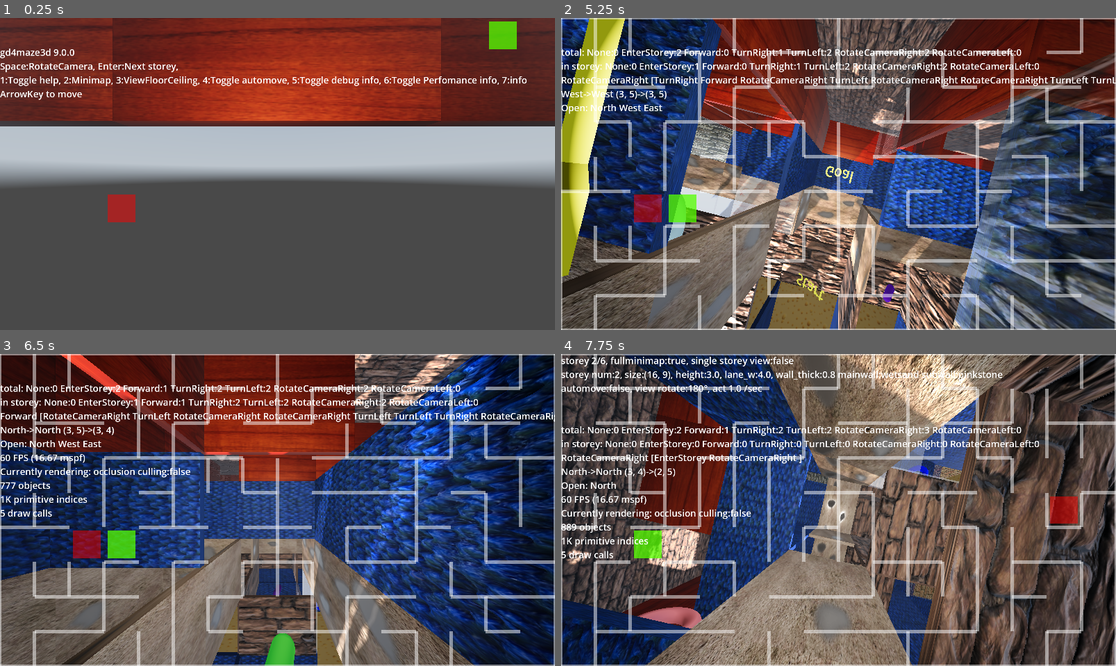
Above: before the commit, frames 1-4 (two rows, left to right).
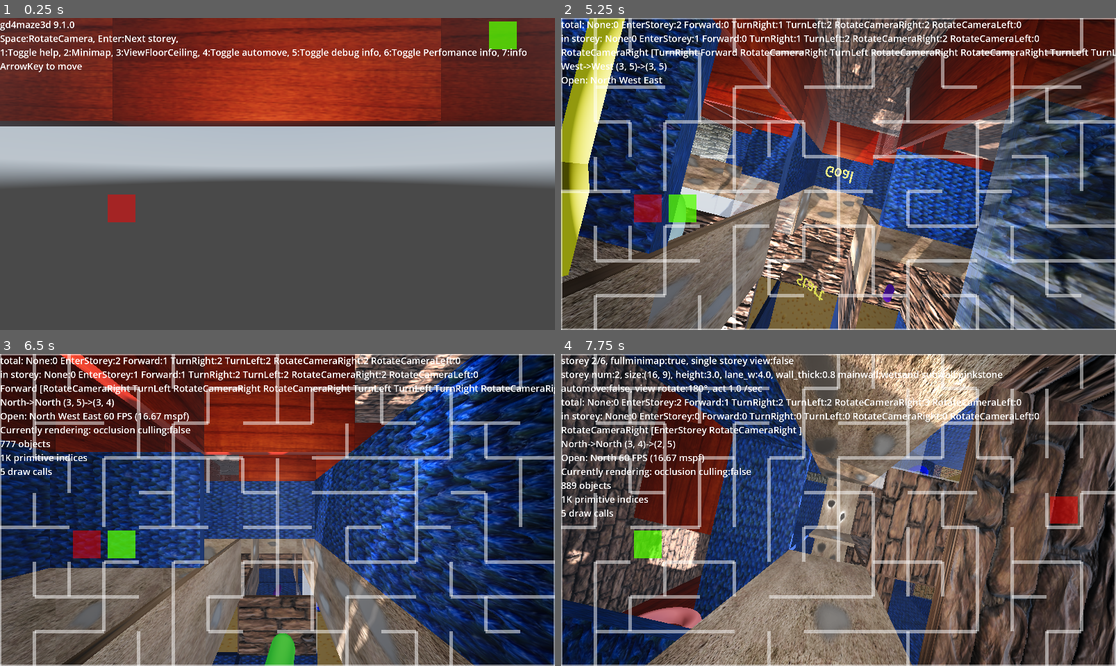
Above: after the commit, the same moments.

Repository: kasworld/gd4maze3d
Game: Godot game, scene res://main.tscn
Same seed, same stepped clock (60 frames per second), same inputs: the game is played once before the commit and once after it. A sky picture missing from this copy of the repository is replaced by a grey-blue gradient.
Inputs (mouse positions are in pixels of both pictures, inside the frame that each line leads up to):
- Up to frame 1 (0.25 s): no input
- Up to frame 2 (5.25 s): tap Enter at 0.5 s; move the mouse to (960, 158) at 0.52 s; hold Right 0.53-1.28 s; tap 8 at 0.6, 1.35, 2.3, 3.05, 3.8, 4.55 s; click (960, 158) at 0.67 s; tap Space at 0.77, 1.52, 3.02, 3.77, 4.52 s; move the mouse to (727, 189) at 1.27 s; hold Down 1.28-2.03 s; move the mouse to (894, 105) at 2.02 s; hold Right 2.03-2.78 s; tap 1 at 2.1 s; move the mouse to (810, 236) at 2.77 s; hold Up 2.78-3.53 s; tap 2 at 2.85 s; click (810, 236) at 2.92 s; move the mouse to (1005, 220) at 3.52 s; hold Left 3.53-5.03 s; tap 3 at 3.6 s; move the mouse to (672, 127) at 4.27 s; tap 4 at 4.35 s; move the mouse to (866, 174) at 5.02 s; hold Down from 5.03 s (still down); tap 5 at 5.1 s; click (866, 174) at 5.17 s
- Up to frame 3 (6.5 s): tap 8 at 5.3, 6.05 s; move the mouse to (194, 432) at 5.77 s; release Down at 5.78 s; hold Right from 5.78 s (still down); tap 6 at 5.85 s; tap Space at 6.02 s
- Up to frame 4 (7.75 s): move the mouse to (960, 494) at 6.52 s; release Right at 6.53 s; hold Up 6.53-7.28 s; tap 7 at 6.6 s; tap Space at 6.77, 7.52 s; tap 8 at 6.8, 7.55 s; move the mouse to (727, 525) at 7.27 s; hold Right from 7.28 s (still down); tap Enter at 7.35 s; click (727, 525) at 7.42 s

The runs differ from the first frame. In frame 1, 2.9% of the frame differs, in the area x 0-95%, y 0-27%; in frame 2, 5.3%; in frame 3, 6.5%, in the area x 0-100%, y 0-53%; in frame 4, 5.4%.

Commit message:
arrange info strings

Diff:
--- a/main.gd
+++ b/main.gd
@@ -235,8 +235,8 @@
 			perfo_on = !perfo_on
 		elif event.keycode == KEY_7:
 			info_on = !info_on
-		elif event.keycode == KEY_8:
-			get_tree().root.use_occlusion_culling = not get_tree().root.use_occlusion_culling
+		#elif event.keycode == KEY_8:
+			#get_tree().root.use_occlusion_culling = not get_tree().root.use_occlusion_culling
 
 		elif event.keycode == KEY_UP:
 			get_main_char().queue_act(Character.Act.Forward)
@@ -261,10 +261,11 @@
 
 var help_on :bool = true
 func help_str()->String:
-	return """gd4maze3d 9.0.0
+	return """gd4maze3d 9.1.0
 Space:RotateCamera, Enter:Next storey,
 1:Toggle help, 2:Minimap, 3:ViewFloorCeiling, 4:Toggle automove, 5:Toggle debug info, 6:Toggle Perfomance info, 7:info
-ArrowKey to move"""
+ArrowKey to move
+"""
 var debug_on :bool
 var perfo_on :bool
 func performance_info()->String:
@@ -272,7 +273,8 @@
 Currently rendering: occlusion culling:%s
 %d objects
 %dK primitive indices
-%d draw calls""" % [
+%d draw calls
+""" % [
 	Engine.get_frames_per_second(),1000.0 / Engine.get_frames_per_second(),
 	get_tree().root.use_occlusion_culling,
 	RenderingServer.get_rendering_info(RenderingServer.RENDERING_INFO_TOTAL_OBJECTS_IN_FRAME),
@@ -283,18 +285,17 @@
 func update_info()->void:
 	var helpstr = ""
 	if help_on:
-		helpstr = "\n"+ help_str()
+		helpstr = help_str()
 	var debugstr = ""
 	if debug_on:
-		debugstr = "\n"+ get_main_char().debug_str()
+		debugstr = get_main_char().debug_str()
 	var perfo_str = ""
 	if perfo_on:
-		perfo_str = "\n"+ performance_info()
+		perfo_str = performance_info()
 	var info_s = ""
 	if info_on :
 		info_s = info_str()
-	$Label.text = """%s
-%s%s%s""" % [
+	$Label.text = "%s%s%s%s" % [
 		info_s,
 		helpstr, debugstr,
 		perfo_str,
